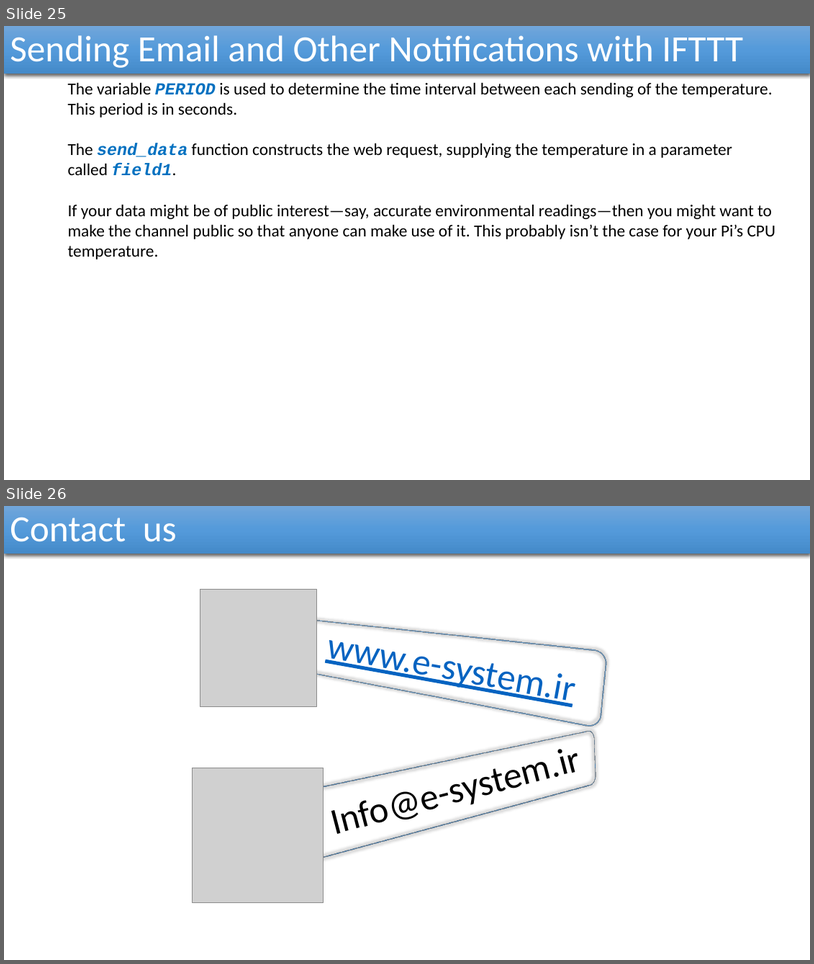
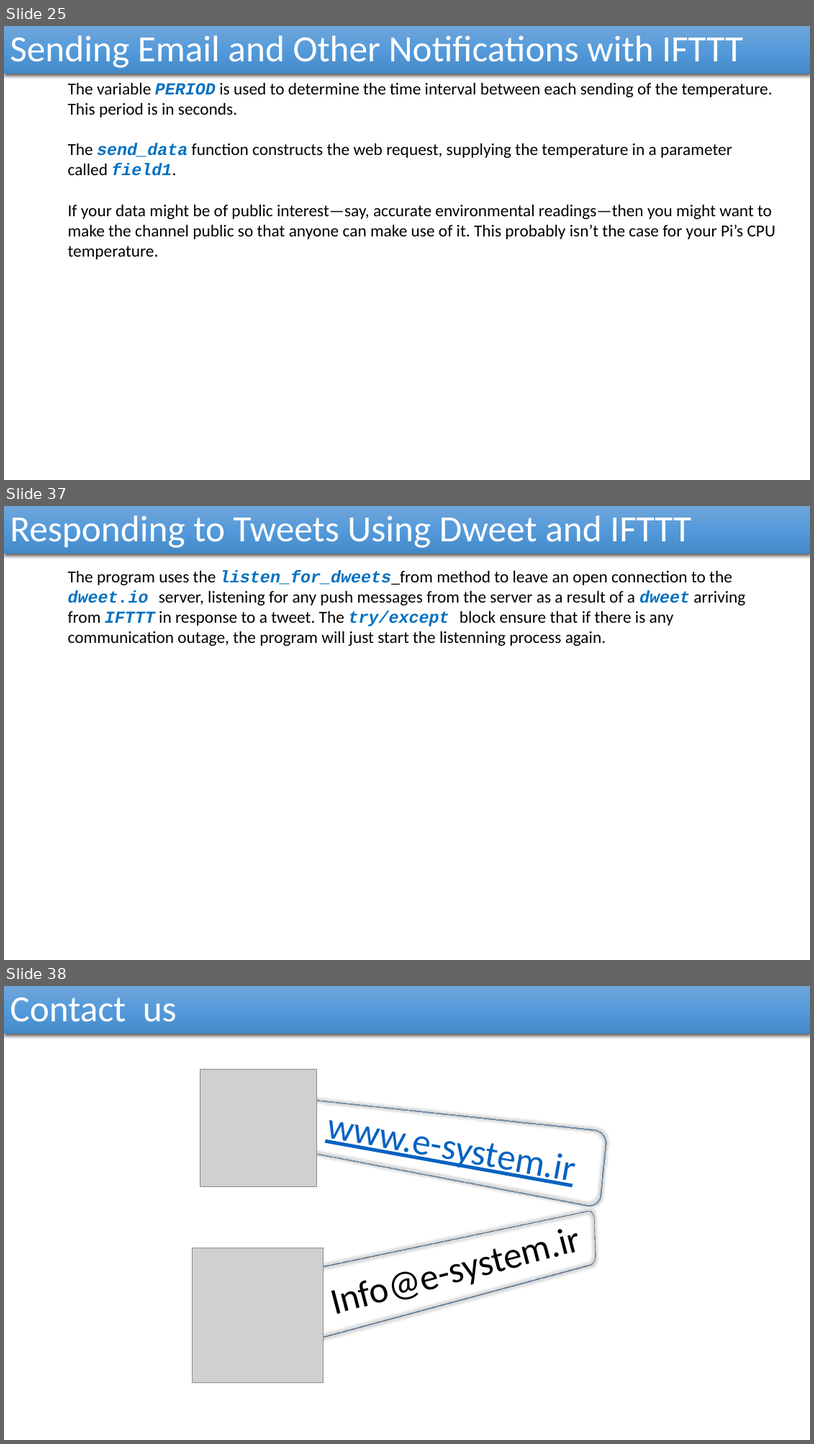
Before and after one commit to reza-arjmandi/rpi-course, a slide deck: session6/presentation/Internet Of Things.pptx. Shown one above the other, each under a label of ours: slides 25 and 26 before the commit, slides 25, 37 and 38 after it; the slides between them are not shown. The pictures are 814x964 and 814x1444 pixels, drawn with LibreOffice and Linux fonts; fonts in the diff are those of the drawing; grey boxes stand for pictures. Boxes give left, top, right and bottom in pixels: in the first picture for what was removed or moved away, otherwise in the second. Text is boxed around its words. In the diff, an @@ line names an element or a change of style, - is before the commit and + after.

```diff
--- a/session6/presentation/Internet Of Things.pptx
+++ b/session6/presentation/Internet Of Things.pptx
@@ slide 37 added at box(4, 506, 810, 960), background #FFFFFF @@
@@ rectangle added at box(4, 506, 810, 554), fill gradient #71A6DB to #559BDB to #448ACA, 44 pt, text #FFFFFF @@
+Responding to Tweets Using Dweet and IFTTT
@@ text added at box(68, 570, 746, 646), 20 pt, text #000000 @@
+  The program uses the listen_for_dweets_from method to leave an open connection to the dweet.io server, listening for any push messages from the server as a result of a dweet arriving from IFTTT in response to a tweet. The try/except block ensure that if there is any communication outage, the program will just start the listenning process again.
@@ what was slide 26 is now slide 38 @@
```
Also in this commit, not shown: 11 other slides added.
